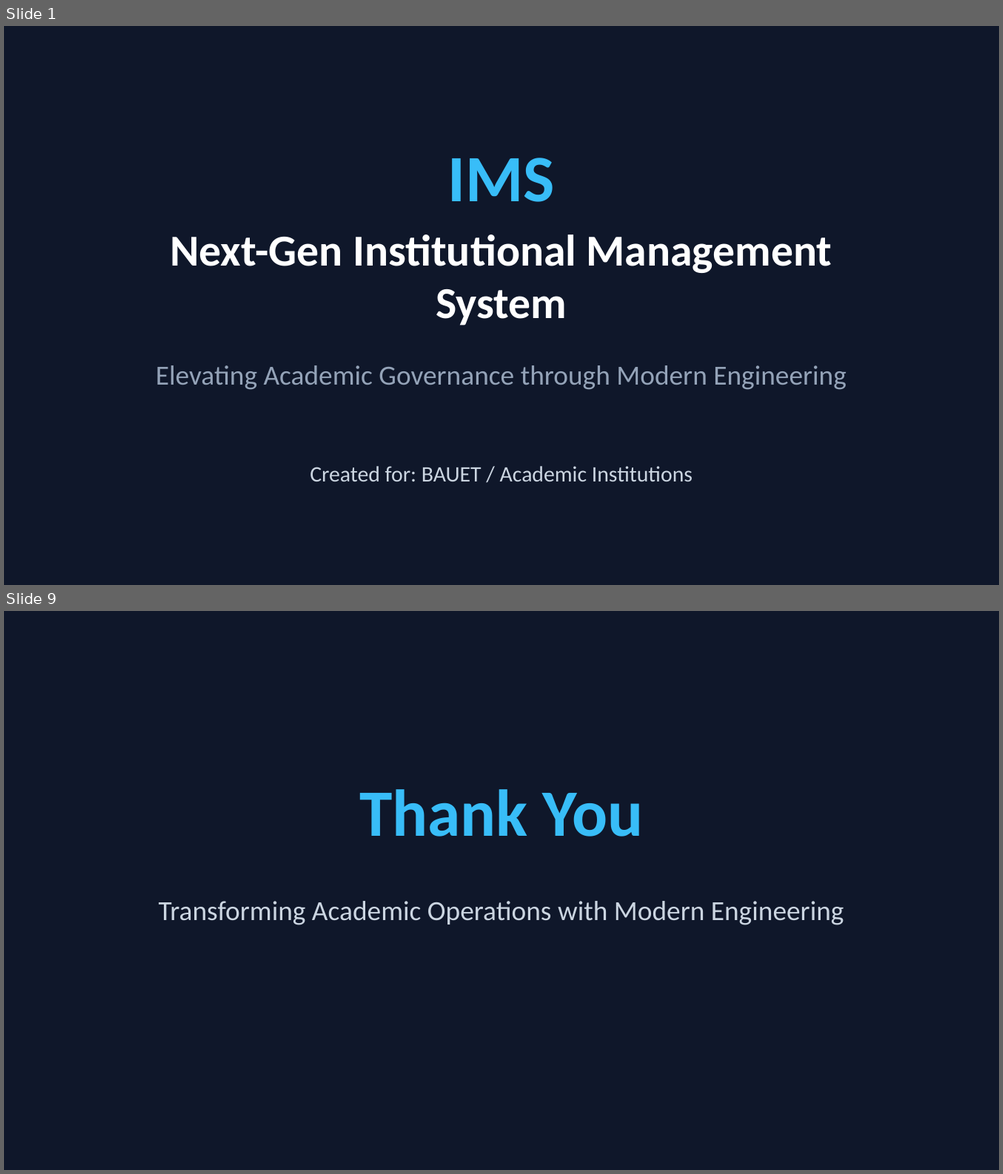
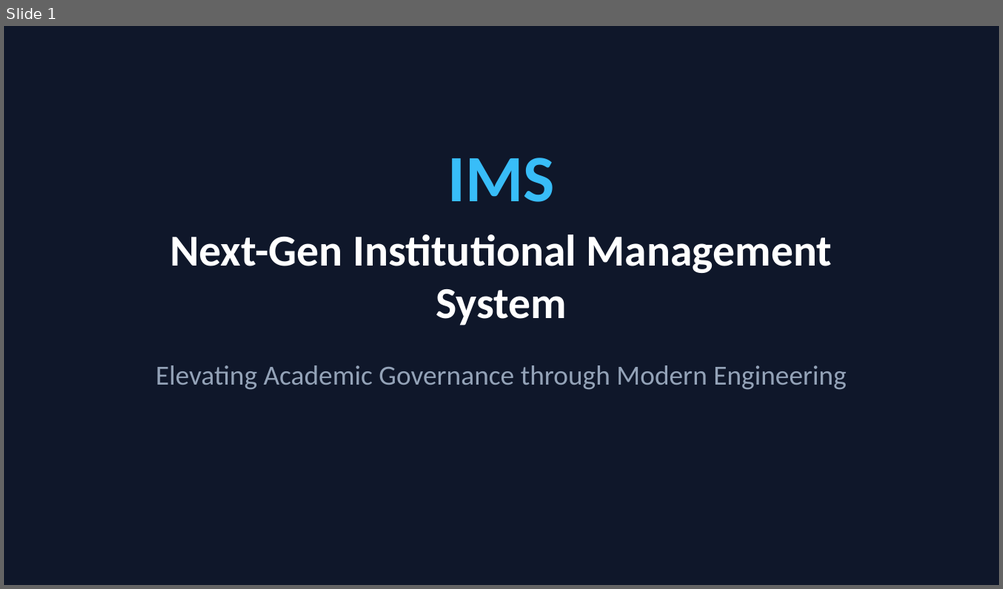
Before and after one commit to NoorAbdullah02/IMS, a slide deck: IMS_Project_Presentation.pptx. Shown one above the other, each under a label of ours: slides 1 and 9 before the commit, slide 1 after it; the slides between them are not shown. The pictures are 1003x1174 and 1003x589 pixels, drawn with LibreOffice and Linux fonts; fonts in the diff are those of the drawing. Boxes give left, top, right and bottom in pixels: in the first picture for what was removed or moved away, otherwise in the second. Text is boxed around its words. In the diff, an @@ line names an element or a change of style, - is before the commit and + after.

```diff
--- a/IMS_Project_Presentation.pptx
+++ b/IMS_Project_Presentation.pptx
@@ slide 9 removed at (4,611,999,1170), background #0F172A @@
@@ text removed at (359,789,643,837) @@
-Thank You
@@ text removed at (159,901,844,925) @@
-Transforming Academic Operations with Modern Engineering
@@ slide 1 changed as well @@
@@ text removed at (310,466,692,482) @@
-Created for: BAUET / Academic Institutions
```
Also in this commit, not shown: 1 other slide changed, 10 slides added, 6 other slides removed, 1 other file.
